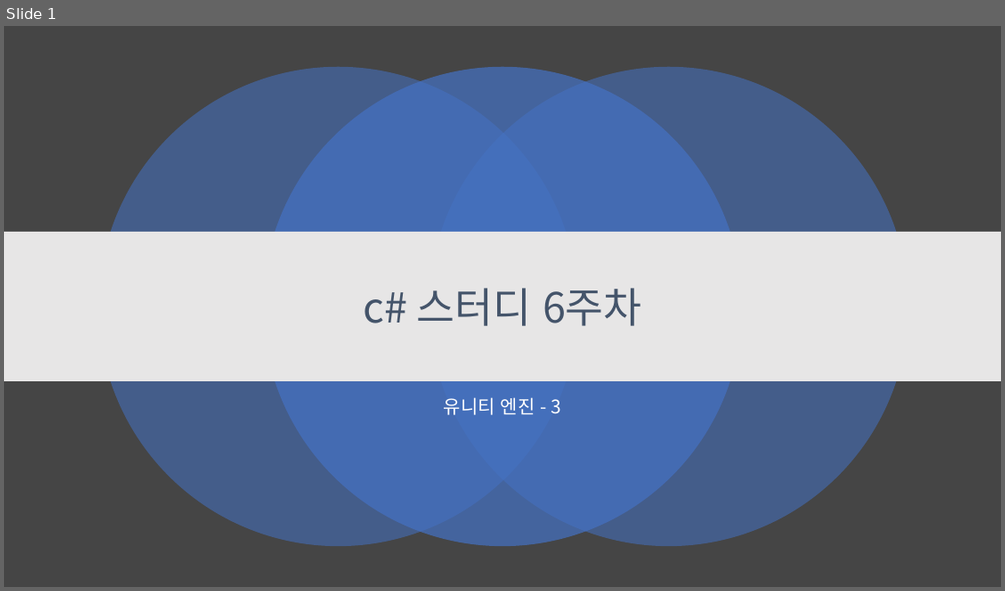
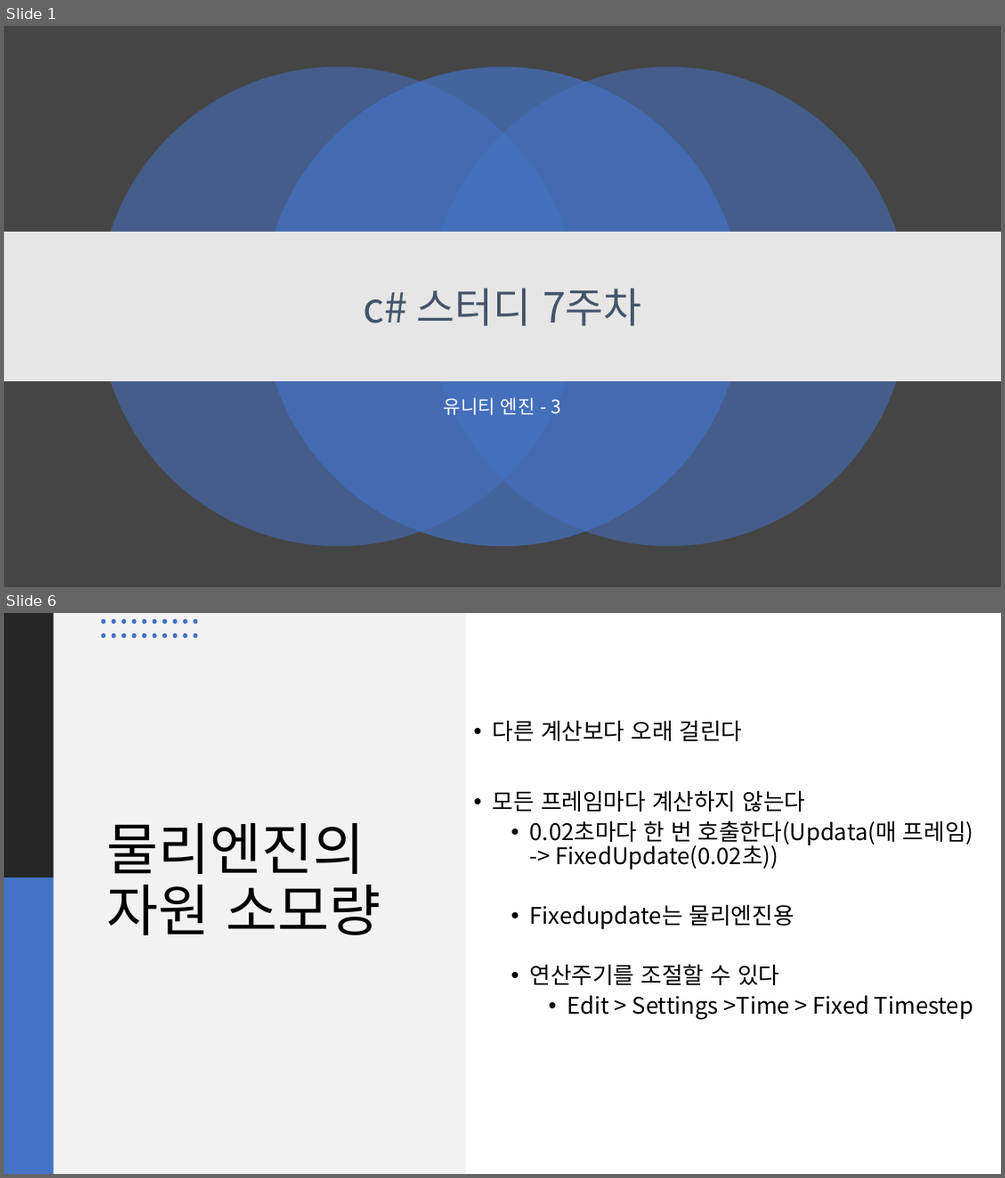
Before and after one commit to kjh99660/Study_powerpoint, a slide deck: C#스터디/c# 스터디 7주 차.pptx. Shown one above the other, each under a label of ours: slide 1 before the commit, slides 1 and 6 after it; the slides between them are not shown. The pictures are 1005x591 and 1005x1178 pixels, drawn with LibreOffice and Linux fonts; fonts in the diff are those of the drawing. Boxes give left, top, right and bottom in pixels: in the first picture for what was removed or moved away, otherwise in the second. Text is boxed around its words. In the diff, an @@ line names an element or a change of style, - is before the commit and + after.

Commit message:
스터디 마감 및 다른 시험 일정 및 아이디어 업로드

```diff
--- a/C#스터디/c# 스터디 7주 차.pptx
+++ b/C#스터디/c# 스터디 7주 차.pptx
@@ slide 6 added at [4,613,1001,1174], background #FFFFFF @@
@@ rectangle added at [4,613,53,877], fill #262626 @@
@@ rectangle added at [53,613,465,1174], fill #F2F2F2 @@
@@ group added at [101,619,198,638]: 20 ellipses @@
@@ text added at [493,720,973,1020], 22 pt, text #000000 @@
+• 다른 계산보다 오래 걸린다
+• 모든 프레임마다 계산하지 않는다
+  • 0.02초마다 한 번 호출한다(Updata(매 프레임) -> FixedUpdate(0.02초))
+  • Fixedupdate는 물리엔진용
+  • 연산주기를 조절할 수 있다
+    • Edit > Settings >Time > Fixed Timestep
@@ title added at [107,823,380,935], 54 pt, text #000000 @@
+물리엔진의 자원 소모량
@@ rectangle added at [4,877,53,1174], fill #4472C4 @@
@@ slide 1 changed as well @@
@@ title at [363,288,642,326]: text changed @@
-c# 스터디 6주차
+c# 스터디 7주차
```
Also in this commit, not shown: 16 other slides added, 1 slide removed, 12 other files.
